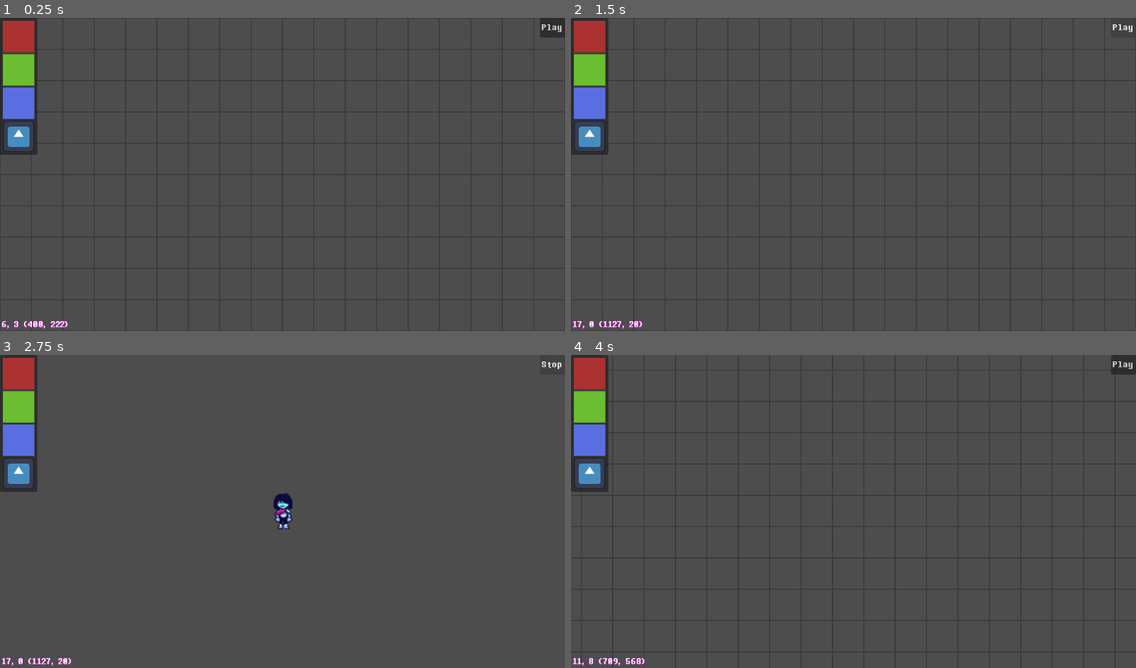
Above: before the commit, frames 1-4 (two rows, left to right).
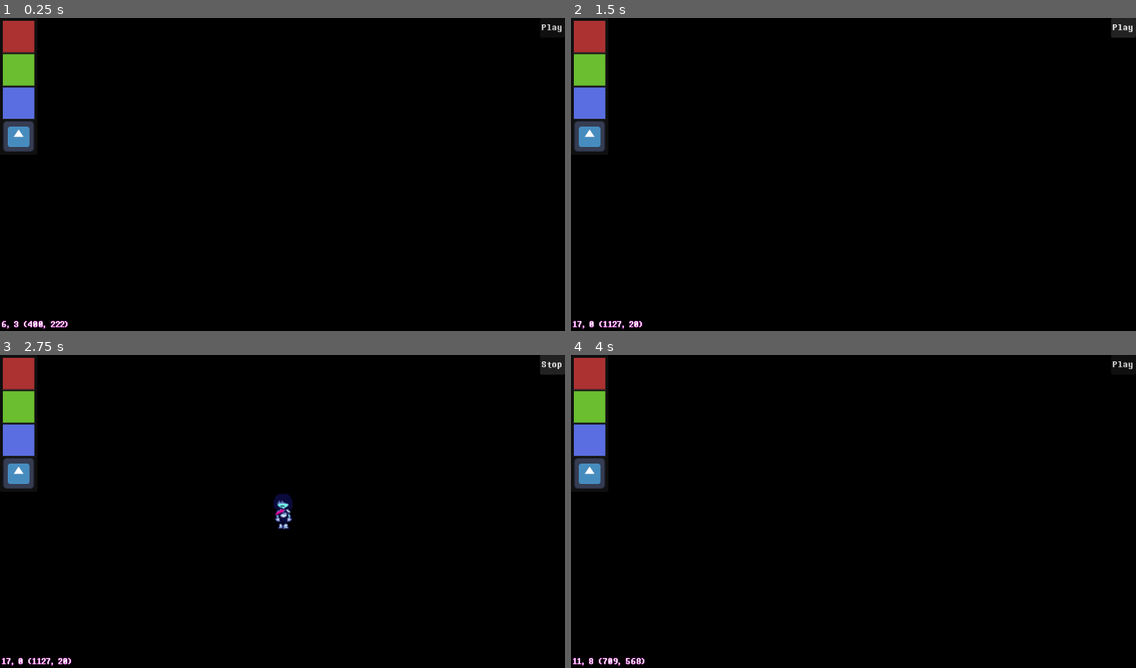
Above: after the commit, the same moments.

Repository: LunarTides/nutdealer
Game: Godot game, scene res://scenes/ui/creator/creator_dark_world_ui.tscn
The game is run twice, just before and just after one commit, with the same random seed, the same clock (stepped at 60 frames per second) and the same inputs. The engine's default icon, where the game draws it, is replaced by a stand-in: a white triangle on a blue panel in a dark square.
Inputs (mouse positions are in pixels of both pictures, inside the frame that each line leads up to):
- Up to frame 1 (0.25 s): no input
- Up to frame 2 (1.5 s): click "Play" at 0.5 s; click "Stop" at 1.25 s
- Up to frame 3 (2.75 s): click "Play" at 2 s
- Up to frame 4 (4 s): tap Enter at 2.75 s; move the mouse to (977, 495) at 2.77 s; hold D (editor_pan_right) 2.78-3.53 s; tap Z (interact) at 2.85, 3.6 s; click (977, 495) at 2.92 s; move the mouse to (740, 527) at 3.52 s; hold S (editor_pan_down) from 3.53 s (still down); click (740, 527) at 3.67 s

The runs differ from the first frame. In frame 1, 97% of the frame differs, in the area x 0-100%, y 0-100%; in frame 2, 97%; in frame 3, 97%; in frame 4, 98%.

Commit message:
Add rooms

Diff:
--- a/project.godot
+++ b/project.godot
@@ -21,7 +21,9 @@
 Global="*uid://df67rbjp0p3ad"
 Creator="*uid://chvghakr15sw0"
 CreatorPlaceTiles="*uid://dvt5mkd8mu0gx"
+CreatorRoomManipulation="*uid://dc7rj51anjdtw"
 Game="*uid://c3lnjvu6ogxcq"
+Room="*uid://bowcpndgm5uca"
 
 [debug]
 
@@ -110,4 +112,5 @@
 
 rendering_device/driver.windows="d3d12"
 renderer/rendering_method="mobile"
+environment/defaults/default_clear_color=Color(0, 0, 0, 1)
 2d/snap/snap_2d_transforms_to_pixel=true
--- a/scenes/ui/creator/creator_dark_world_ui.tscn
+++ b/scenes/ui/creator/creator_dark_world_ui.tscn
@@ -5,6 +5,7 @@
 [ext_resource type="Script" uid="uid://ox6pfvbducd2" path="res://scenes/ui/creator/tile_chooser.gd" id="1_iwfh1"]
 [ext_resource type="Texture2D" uid="uid://culcverx8jh66" path="res://icon.svg" id="1_nsoud"]
 [ext_resource type="Texture2D" uid="uid://digocqmvp7vby" path="res://assets/sprites/tiles/debug/green.svg" id="2_6x1od"]
+[ext_resource type="Script" uid="uid://er1ha2crggqq" path="res://scenes/ui/creator/room_outlines.gd" id="2_847bk"]
 [ext_resource type="Texture2D" uid="uid://c7y1s1plgtrt7" path="res://assets/sprites/creator/tile_bg.svg" id="3_wvgay"]
 [ext_resource type="Texture2D" uid="uid://hu0vqmm4yvt3" path="res://assets/sprites/tiles/debug/blue.svg" id="3_x6nf5"]
 [ext_resource type="Script" uid="uid://d14l50tq07wm3" path="res://scenes/ui/creator/actions.gd" id="8_x6nf5"]
@@ -23,6 +24,10 @@
 mouse_coords_label = NodePath("CanvasLayer/MouseCoordsLabel")
 
 [node name="Camera2D" type="Camera2D" parent="." unique_id=1233538805]
+
+[node name="RoomOutlines" type="Node2D" parent="." unique_id=113025752]
+z_index = -3
+script = ExtResource("2_847bk")
 
 [node name="GridHint" type="TextureRect" parent="." unique_id=736885869]
 modulate = Color(1, 1, 1, 0.25882354)
--- /dev/null
+++ b/scenes/ui/creator/room_actions.tscn
@@ -0,0 +1,14 @@
+[gd_scene format=3 uid="uid://cde6f8eqmtpcb"]
+
+[node name="RoomActions" type="PanelContainer" unique_id=1034211639]
+z_index = 3
+offset_right = 40.0
+offset_bottom = 40.0
+
+[node name="VBoxContainer" type="VBoxContainer" parent="." unique_id=1910388568]
+layout_mode = 2
+
+[node name="DeleteButton" type="Button" parent="VBoxContainer" unique_id=881866446]
+unique_name_in_owner = true
+layout_mode = 2
+text = "Delete"
--- /dev/null
+++ b/scenes/ui/creator/room_outlines.gd
@@ -0,0 +1,93 @@
+extends Node2D
+
+const ROOM_ACTIONS: PackedScene = preload("uid://cde6f8eqmtpcb")
+
+var hovering: int = -1:
+	set(value):
+		hovering = value
+		queue_redraw()
+var actions: PanelContainer
+
+# Called when the node enters the scene tree for the first time.
+func _ready() -> void:
+	Room.room_added.connect(func(index: int) -> void:
+		queue_redraw()
+	)
+	Room.room_updated.connect(func(index: int, old: Rect2i, new: Rect2i) -> void:
+		queue_redraw()
+	)
+	Room.room_deleted.connect(func(index: int) -> void:
+		queue_redraw()
+	)
+
+	Game.play_start.connect(func() -> void:
+		hide()
+	)
+	Game.play_end.connect(func() -> void:
+		show()
+	)
+
+
+# Called every frame. 'delta' is the elapsed time since the previous frame.
+func _process(delta: float) -> void:
+	pass
+
+func _unhandled_input(event: InputEvent) -> void:
+	if Creator.mode != Creator.Mode.None:
+		# We're in some kind of mode. Remove hovering state.
+		if hovering != -1:
+			hovering = -1
+		return
+
+	if event is InputEventMouseButton:
+		# If you click outside the action dropdown, remove it.
+		if is_instance_valid(actions) and not actions.get_global_rect().has_point(Global.mouse_position):
+			actions.queue_free()
+
+		if hovering != -1:
+			if event.button_index == MOUSE_BUTTON_LEFT and event.pressed:
+				handle_click()
+
+func _input(event: InputEvent) -> void:
+	if Creator.mode != Creator.Mode.None:
+		# We're in some kind of mode. Remove hovering state.
+		if hovering != -1:
+			hovering = -1
+		return
+
+	if event is InputEventMouseMotion:
+		var mouse_pos: Vector2 = Global.mouse_position
+
+		# Don't hover if the mouse is on a tile.
+		var mouse_coords: Vector2i = Global.position_to_coords(mouse_pos)
+		var is_on_tile: bool = Game.tiles.is_tile_on(mouse_coords)
+		if is_on_tile:
+			if hovering != -1:
+				hovering = -1
+			return
+
+		var room_index: int = Room.position_to_room_index(mouse_pos)
+		if hovering != room_index:
+			hovering = room_index
+
+func _draw() -> void:
+	for i: int in range(Room.bounds.size()):
+		var bound: Rect2i = Room.bounds[i]
+
+		var filled: bool = hovering == i
+		var width: int = 0 if filled else 3
+
+		draw_rect(Room.coords_to_position(bound), Color.SLATE_GRAY, filled, width, true)
+
+func handle_click() -> void:
+	if is_instance_valid(actions):
+		actions.queue_free()
+
+	actions = ROOM_ACTIONS.instantiate()
+	actions.global_position = Global.mouse_position
+	actions.get_node(^"%DeleteButton").pressed.connect(func() -> void:
+		Room.delete_room(hovering)
+		hovering = -1
+		actions.queue_free()
+	)
+	add_child(actions)
--- a/scripts/autoload/global.gd
+++ b/scripts/autoload/global.gd
@@ -1,8 +1,11 @@
-extends Node
+extends Node2D
 
 var screen_size: Vector2:
 	get:
 		return get_viewport().get_visible_rect().size
+var mouse_position: Vector2:
+	get:
+		return get_global_mouse_position()
 
 # Called when the node enters the scene tree for the first time.
 func _ready() -> void:
--- a/scripts/creator/creator.gd
+++ b/scripts/creator/creator.gd
@@ -1,5 +1,7 @@
 extends Node
 
+signal creator_enabled
+signal creator_disabled
 signal mode_changed(old: Mode, new: Mode)
 
 const PLAYER: PackedScene = preload("uid://bvxdrb5d24bxx")
@@ -14,7 +16,14 @@
 		var old_mode: Mode = mode
 		mode = value
 		mode_changed.emit(old_mode, mode)
-var enabled: bool = false
+var enabled: bool = false:
+	set(value):
+		enabled = value
+
+		if enabled:
+			creator_enabled.emit()
+		else:
+			creator_disabled.emit()
 
 @onready var dark_world_ui: CreatorDarkWorldUI = $/root/CreatorDarkWorldUI
 
@@ -31,6 +40,7 @@
 func start() -> void:
 	process_mode = Node.PROCESS_MODE_INHERIT
 	enabled = true
+	CreatorRoomManipulation.start()
 
 func start_tile_placing(texture: Texture2D) -> void:
 	mode = Mode.PlacingTile
--- /dev/null
+++ b/scripts/creator/creator_room_manipulation.gd
@@ -0,0 +1,68 @@
+extends Node
+
+var enabled: bool = true
+
+var new_room_start_pos: Vector2
+var new_room_previous_pos: Vector2
+var new_room_created: bool = false
+var new_room_index: int = -1
+
+# Called when the node enters the scene tree for the first time.
+func _ready() -> void:
+	# Start disabled. Only enable when going into create mode.
+	process_mode = Node.PROCESS_MODE_DISABLED
+	enabled = false
+
+func start() -> void:
+	process_mode = Node.PROCESS_MODE_INHERIT
+	enabled = true
+
+# Called every frame. 'delta' is the elapsed time since the previous frame.
+func _process(delta: float) -> void:
+	pass
+
+func _input(event: InputEvent) -> void:
+	if not enabled or Game.playing or Creator.mode != Creator.Mode.None:
+		return
+
+	# Handle room creation / editing.
+	if event is InputEventMouseMotion:
+		if event.button_mask & MOUSE_BUTTON_LEFT == MOUSE_BUTTON_LEFT:
+			if not event.relative.is_zero_approx():
+				var mouse_pos: Vector2 = Global.mouse_position
+				var room_index: int = Room.position_to_room_index(mouse_pos)
+				if room_index == -1 or new_room_created:
+					# If no room or creating new room.
+					handle_new_room(event)
+				else:
+					print("Room %d" % room_index)
+		else:
+			cleanup_new_room()
+
+func handle_new_room(event: InputEventMouseMotion) -> void:
+	var mouse_pos: Vector2 = Global.mouse_position
+	if not new_room_start_pos:
+		new_room_start_pos = mouse_pos
+
+	var start_coords: Vector2i = Global.position_to_coords(new_room_start_pos)
+	var previous_coords: Vector2i = Global.position_to_coords(new_room_previous_pos)
+	var current_coords: Vector2i = Global.position_to_coords(mouse_pos)
+	if start_coords == current_coords or (current_coords - start_coords).abs() < Vector2i(1, 1) or current_coords == previous_coords:
+		# The mouse hasn't moved a coord space. Don't create/update the room yet.
+		return
+
+	var rect: Rect2i = Rect2i(start_coords, current_coords - start_coords)
+	if not new_room_created:
+		# New room.
+		new_room_created = true
+		new_room_index = Room.add_room(rect)
+	else:
+		# Update room that we're creating.
+		Room.update_room(new_room_index, rect)
+
+	new_room_previous_pos = mouse_pos
+
+func cleanup_new_room() -> void:
+	new_room_start_pos = Vector2.ZERO
+	new_room_created = false
+	new_room_index = -1
--- /dev/null
+++ b/scripts/game/room.gd
@@ -0,0 +1,59 @@
+extends Node
+
+signal room_added(index: int)
+signal room_updated(index: int, old: Rect2i, new: Rect2i)
+signal room_deleted(index: int)
+
+var bounds: Array[Rect2i]
+
+# Called when the node enters the scene tree for the first time.
+func _ready() -> void:
+	pass # Replace with function body.
+
+
+# Called every frame. 'delta' is the elapsed time since the previous frame.
+func _process(delta: float) -> void:
+	pass
+
+func add_room(rect: Rect2i) -> int:
+	var index: int = bounds.size()
+	bounds.append(rect)
+	room_added.emit(index)
+	return index
+
+func update_room(index: int, rect: Rect2i) -> void:
+	var old: Rect2i = bounds.get(index)
+	if not old:
+		return
+
+	if rect.size.x < 0:
+		# Negative size. This is unsupported in certain operations.
+		# Move the position instead of resizing it.
+		rect.position.x = rect.position.x + rect.size.x
+		rect.size.x = abs(rect.size.x)
+	if rect.size.y < 0:
+		# Negative size. This is unsupported in certain operations.
+		# Move the position instead of resizing it.
+		rect.position.y = rect.position.y + rect.size.y
+		rect.size.y = abs(rect.size.y)
+
+	bounds[index] = rect
+	room_updated.emit(index, old, rect)
+
+func delete_room(index: int) -> int:
+	bounds.remove_at(index)
+	room_deleted.emit(bounds.size())
+	return bounds.size()
+
+func position_to_room_index(pos: Vector2) -> int:
+	for i: int in range(bounds.size()):
+		var bound: Rect2i = coords_to_position(bounds[i])
+		if bound.has_point(pos):
+			return i
+
+	return -1
+
+func coords_to_position(rect: Rect2i) -> Rect2i:
+	rect.position *= 64
+	rect.size *= 64
+	return rect
Not shown, added: scenes/ui/creator/room_outlines.gd.uid
Not shown, added: scripts/creator/creator_room_manipulation.gd.uid
Renamed: scripts/autoload/game.gd -> scripts/game/game.gd
Renamed: scripts/autoload/game.gd.uid -> scripts/game/game.gd.uid
Not shown, added: scripts/game/room.gd.uid
